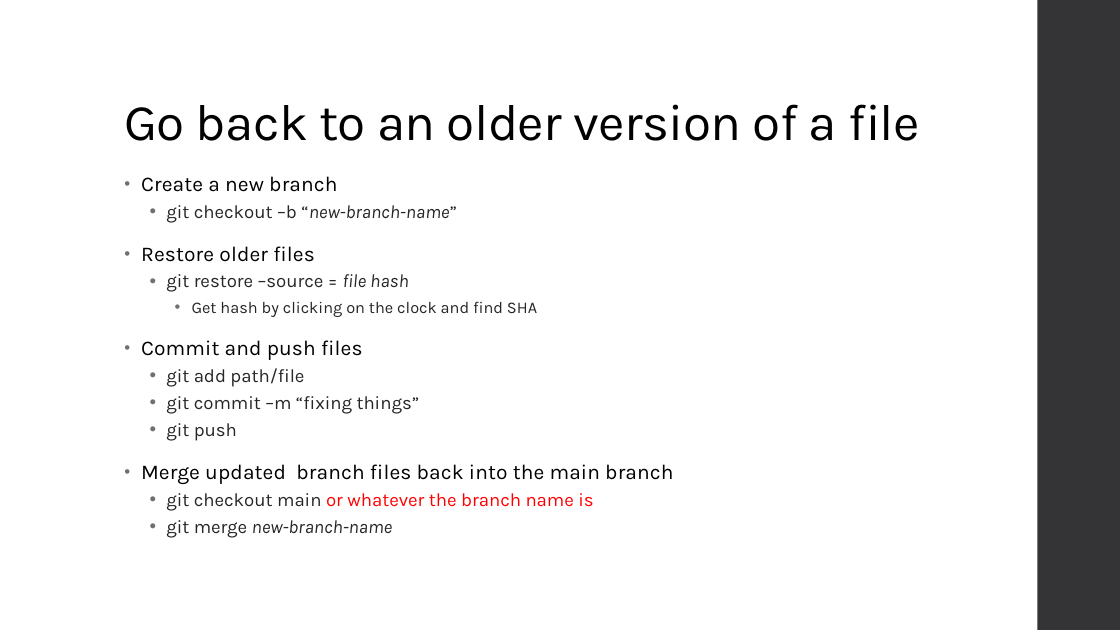
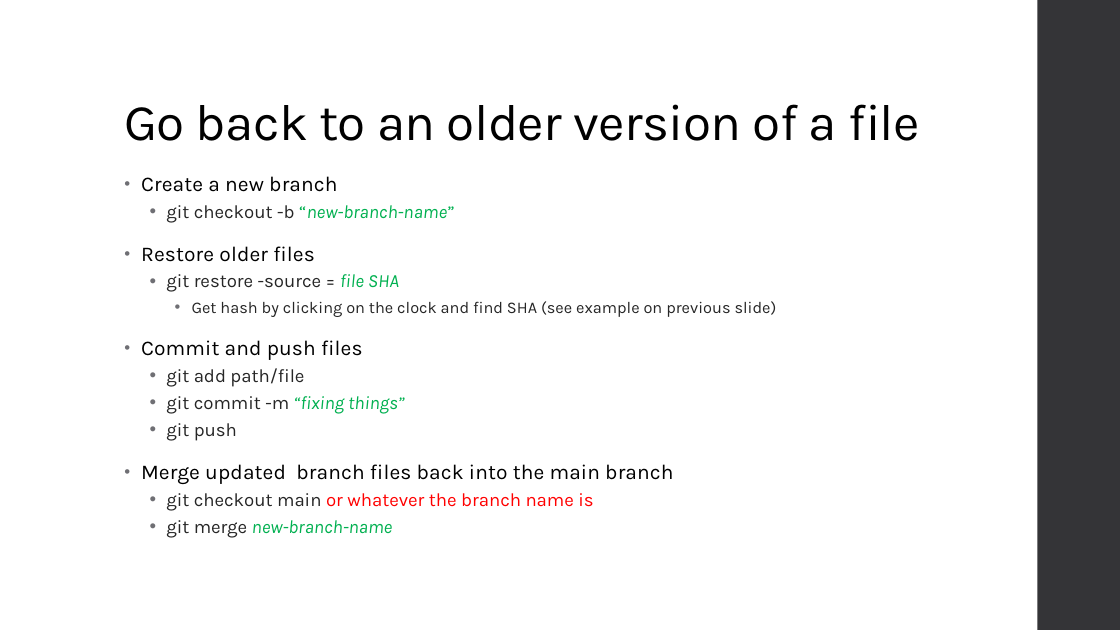
Before and after one commit to BDO-Science/rteam, a slide deck: slide 13 of github/GitHub_introduction.pptx (slide 11 before the commit). Drawn at 1120x630 pixels with LibreOffice and Linux fonts; fonts in the diff are those of the drawing. Boxes give left, top, right and bottom in pixels: in the first picture for what was removed or moved away, otherwise in the second. Text is boxed around its words. In the diff, an @@ line names an element or a change of style, - is before the commit and + after.

```diff
--- a/github/GitHub_introduction.pptx
+++ b/github/GitHub_introduction.pptx
@@ text at (166, 205, 455, 223): text changed; text colour #262626 to #00B050 @@
-  • git checkout –b “new-branch-name”
+  • git checkout -b “new-branch-name”
@@ text at (166, 274, 777, 317): text changed @@
-  • git restore –source = file hash
-    • Get hash by clicking on the clock and find SHA
+  • git restore -source = file SHA
+    • Get hash by clicking on the clock and find SHA (see example on previous slide)
@@ text at (166, 396, 405, 414): text changed; text colour #262626 to #00B050; italic on @@
-  • git commit –m “fixing things”
+  • git commit -m “fixing things”
@@ text at (166, 520, 393, 538): text colour #262626 to #00B050 in "new-branch-name" @@
```
Also in this commit, not shown: 7 other slides changed, 5 slides added, 4 slides removed.
